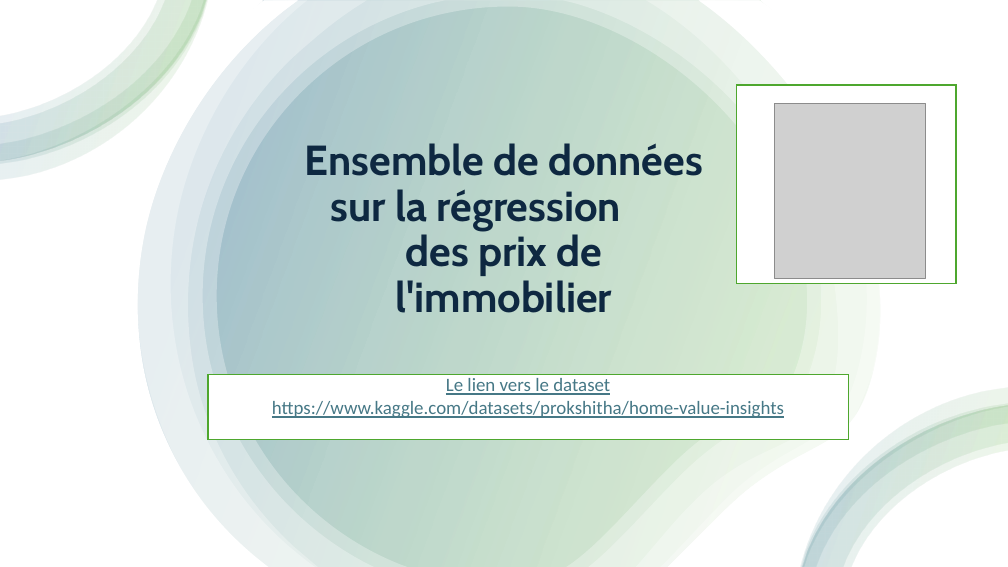
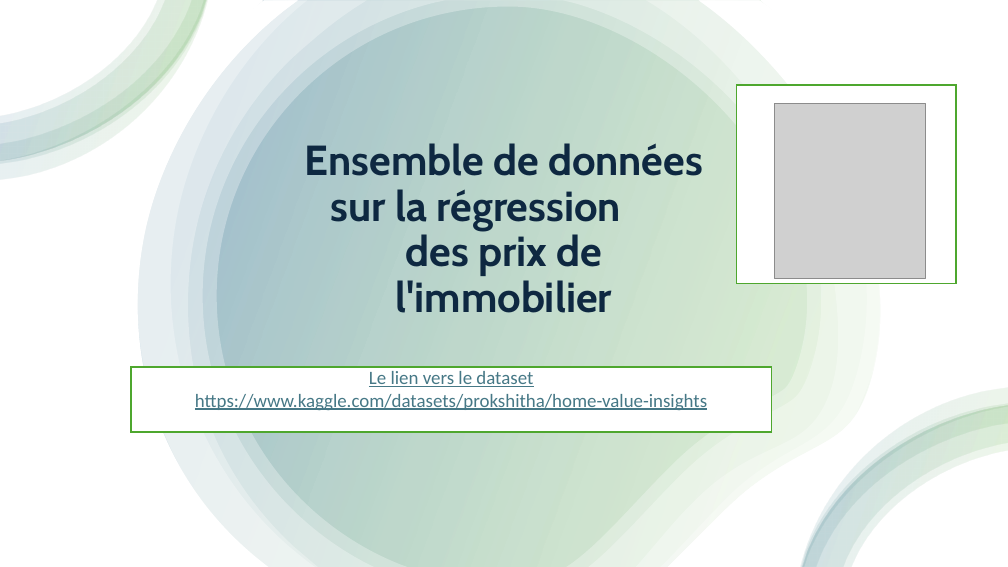
Before and after one commit to Samia-Mouhoubi/pratique-kaggle-2, a slide deck: slide 1 of Dataset2.pptx. Drawn at 1008x567 pixels with LibreOffice and Linux fonts; fonts in the diff are those of the drawing; grey boxes stand for pictures. Boxes give left, top, right and bottom in pixels: in the first picture for what was removed or moved away, otherwise in the second. Text is boxed around its words. In the diff, an @@ line names an element or a change of style, - is before the commit and + after.

```diff
--- a/Dataset2.pptx
+++ b/Dataset2.pptx
@@ rectangle "Le lien vers le dataset ...": place and size @@
-rectangle "Le lien vers le dataset ..." at (208, 375, 848, 440)
+rectangle "Le lien vers le dataset ..." at (131, 368, 771, 433)
```
Also in this commit, not shown: 1 other slide changed, 2 slides added, 1 slide removed, 1 other file.
